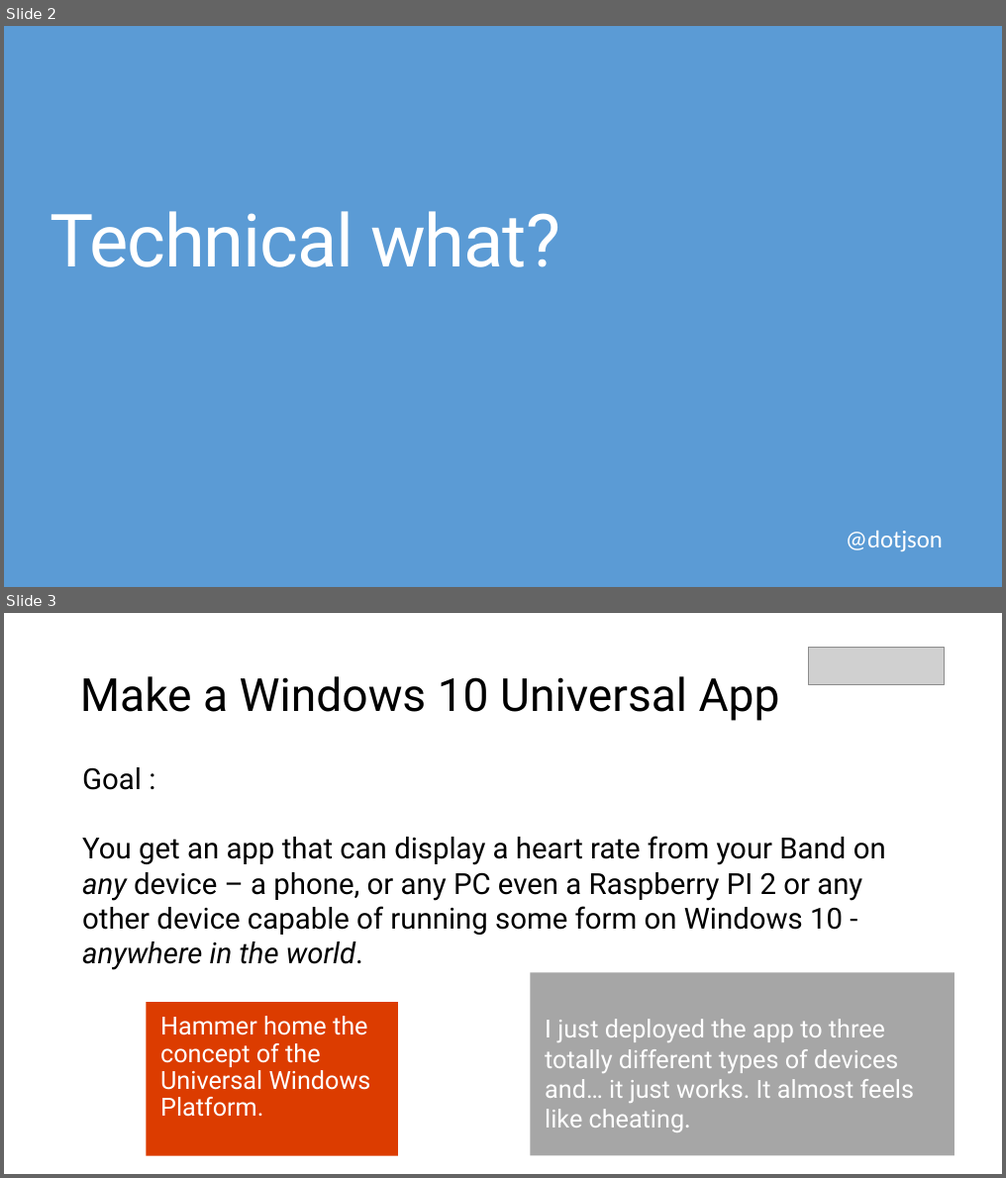
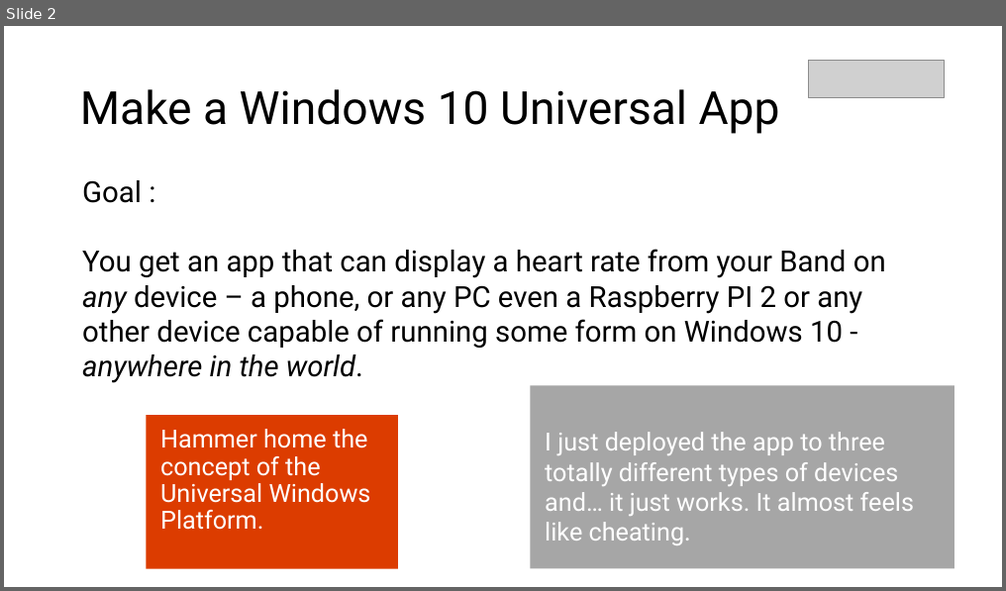
Before and after one commit to leestott/Beats, a slide deck: Presentation/UWP Apps DX Hack.pptx. Shown one above the other, each under a label of ours: slides 2 and 3 before the commit, slide 2 after it. The pictures are 1006x1178 and 1006x591 pixels, drawn with LibreOffice and Linux fonts; fonts in the diff are those of the drawing; grey boxes stand for pictures. Boxes give left, top, right and bottom in pixels: in the first picture for what was removed or moved away, otherwise in the second. Text is boxed around its words. In the diff, an @@ line names an element or a change of style, - is before the commit and + after.

```diff
--- a/Presentation/UWP Apps DX Hack.pptx
+++ b/Presentation/UWP Apps DX Hack.pptx
@@ slide 2 removed at (x1=4, y1=26, x2=1002, y2=587), background #5B9BD5 @@
@@ title removed at (x1=51, y1=211, x2=560, y2=268) @@
-Technical what?
@@ text removed at (x1=846, y1=531, x2=943, y2=552) @@
-@dotjson
@@ what was slide 3 is now slide 2 @@
```
Also in this commit, not shown: 1 slide changed, 1 other slide removed, 7 other files.
